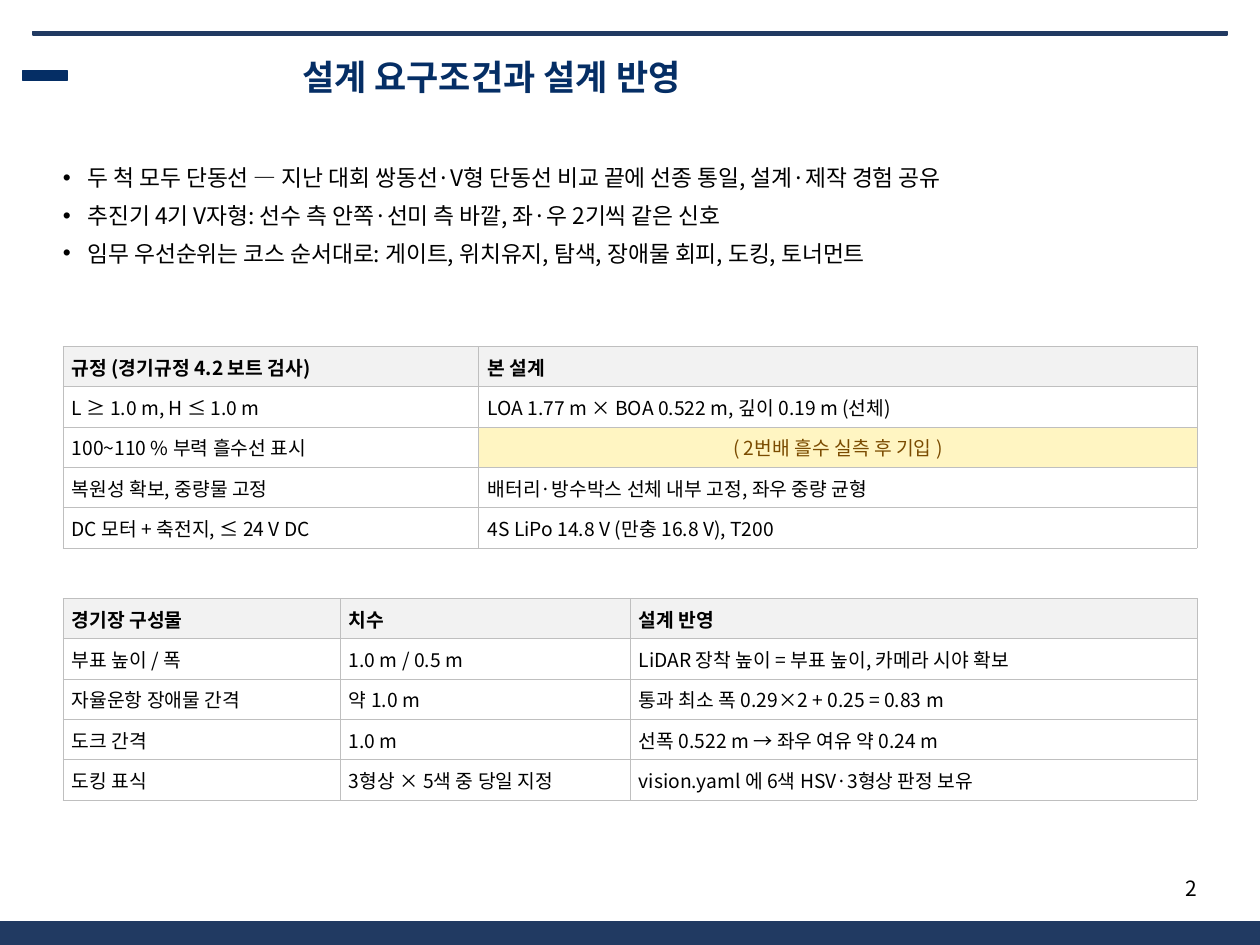
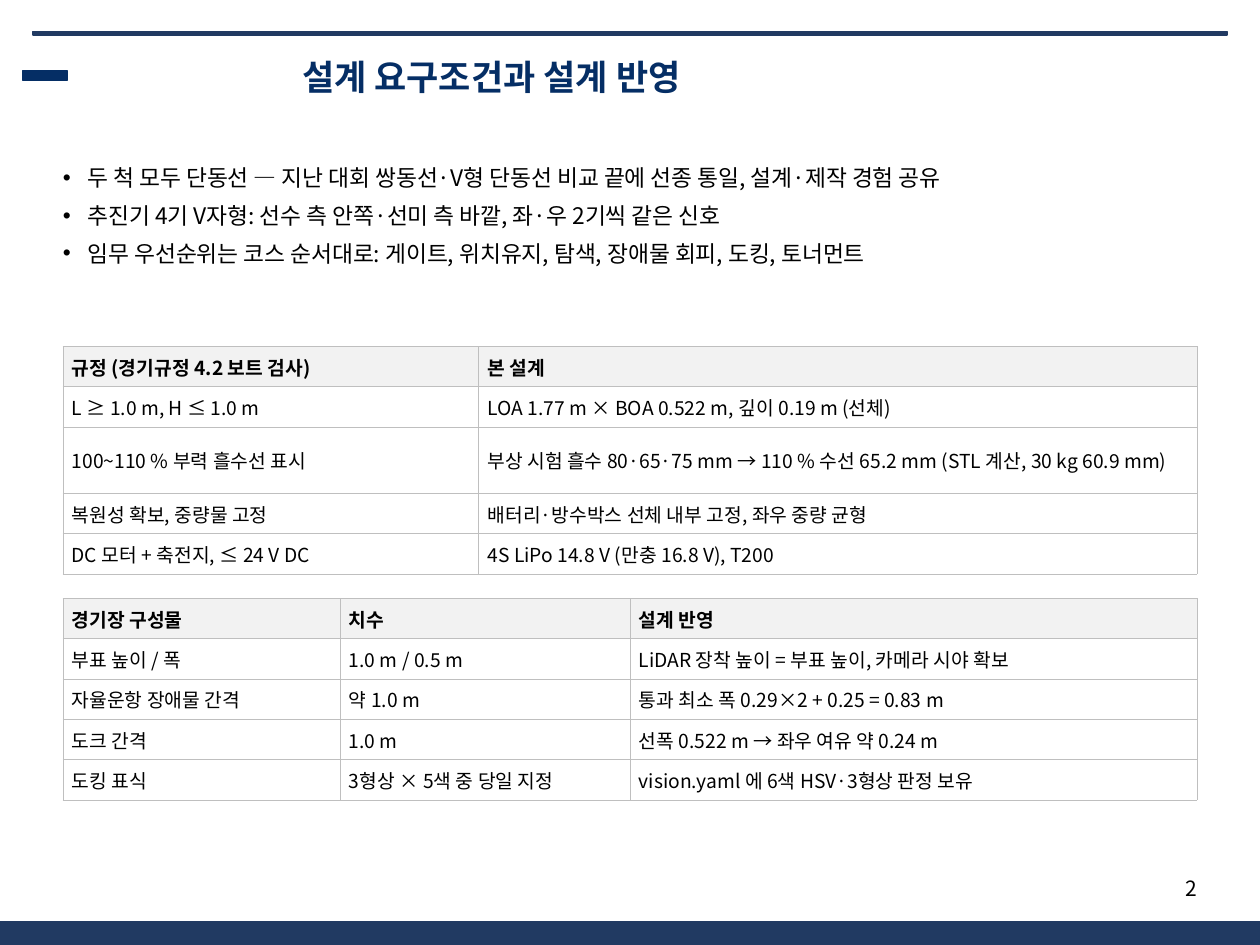
Before and after one commit to unmatsutake377-rgb/ros2_ws, a slide deck: slide 2 of docs/전달용/보고서_분담/발표자료_SSF_B.pptx. Drawn at 1260x945 pixels with LibreOffice and Linux fonts; fonts in the diff are those of the drawing; background and template pictures are left out. Boxes give left, top, right and bottom in pixels: in the first picture for what was removed or moved away, otherwise in the second. Text is boxed around its words. In the diff, an @@ line names an element or a change of style, - is before the commit and + after.

```diff
--- a/docs/전달용/보고서_분담/발표자료_SSF_B.pptx
+++ b/docs/전달용/보고서_분담/발표자료_SSF_B.pptx
@@ table at bbox=[63, 346, 1197, 570] @@
-row 3, column 2: ( 2번배 흘수 실측 후 기입 )
+row 3, column 2: 부상 시험 흘수 80·65·75 mm → 110 % 수선 65.2 mm (STL 계산, 30 kg 60.9 mm)
@@ fill #FFF5C2 to none in row 3, column 2 @@
```
Also in this commit, not shown: 4 other slides changed, 8 other files.
